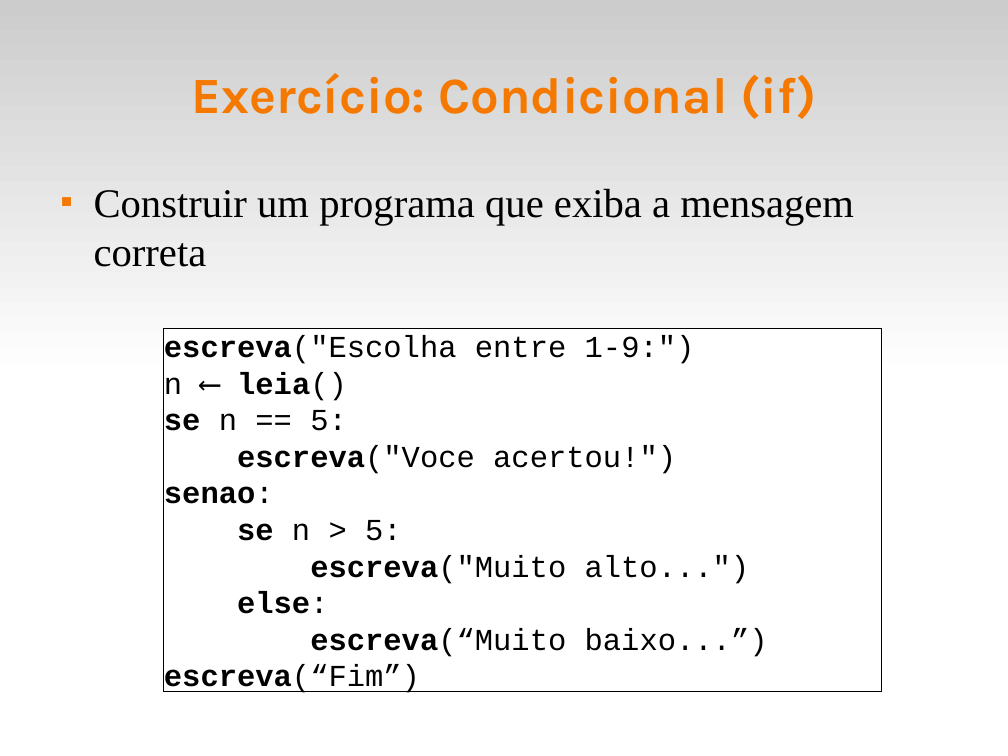
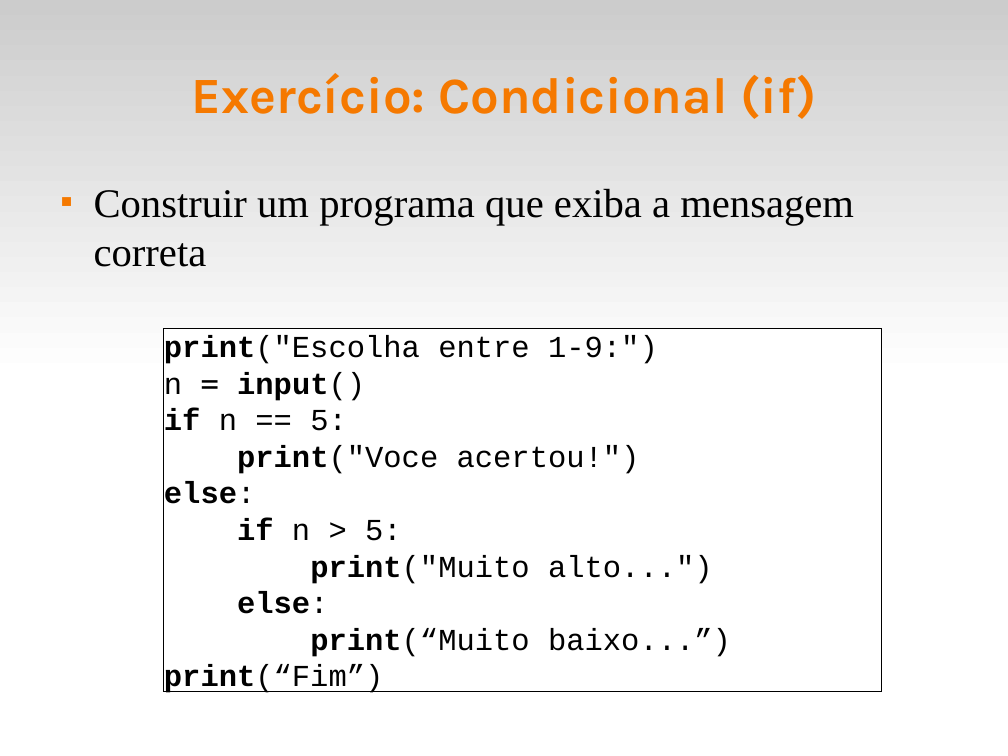
Before and after one commit to fsantanna-uerj/IPD, a slide deck: slide 19 of slides/ipd-03.odp. Drawn at 1008x756 pixels with LibreOffice and Linux fonts; fonts in the diff are those of the drawing. Boxes give left, top, right and bottom in pixels: in the first picture for what was removed or moved away, otherwise in the second. Text is boxed around its words. In the diff, an @@ line names an element or a change of style, - is before the commit and + after.

```diff
--- a/slides/ipd-03.odp
+++ b/slides/ipd-03.odp
@@ text in rectangle at <box>164,335,658,474</box>: text changed @@
-escreva("Escolha entre 1-9:")
-n ⟵ leia()
-se n == 5:
-escreva("Voce acertou!")
-senao:
-se n > 5:
-escreva("Muito alto...")
+print("Escolha entre 1-9:")
+n = input()
+if n == 5:
+print("Voce acertou!")
@@ text in rectangle at <box>164,518,731,693</box>: text changed @@
-escreva(“Muito baixo...”)
-escreva(“Fim”)
+if n > 5:
+print("Muito alto...")
+else:
+print(“Muito baixo...”)
+print(“Fim”)
```
Also in this commit, not shown: 1 slide added, 5 other files.
